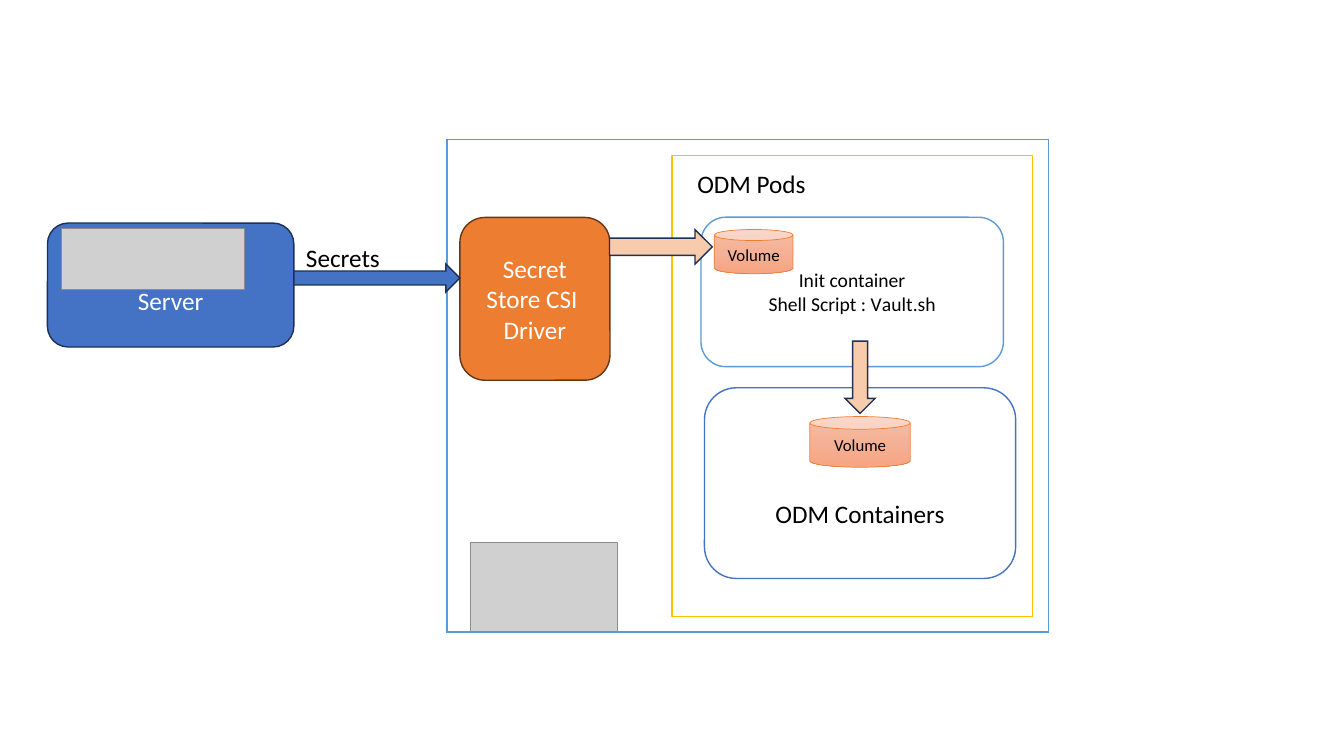
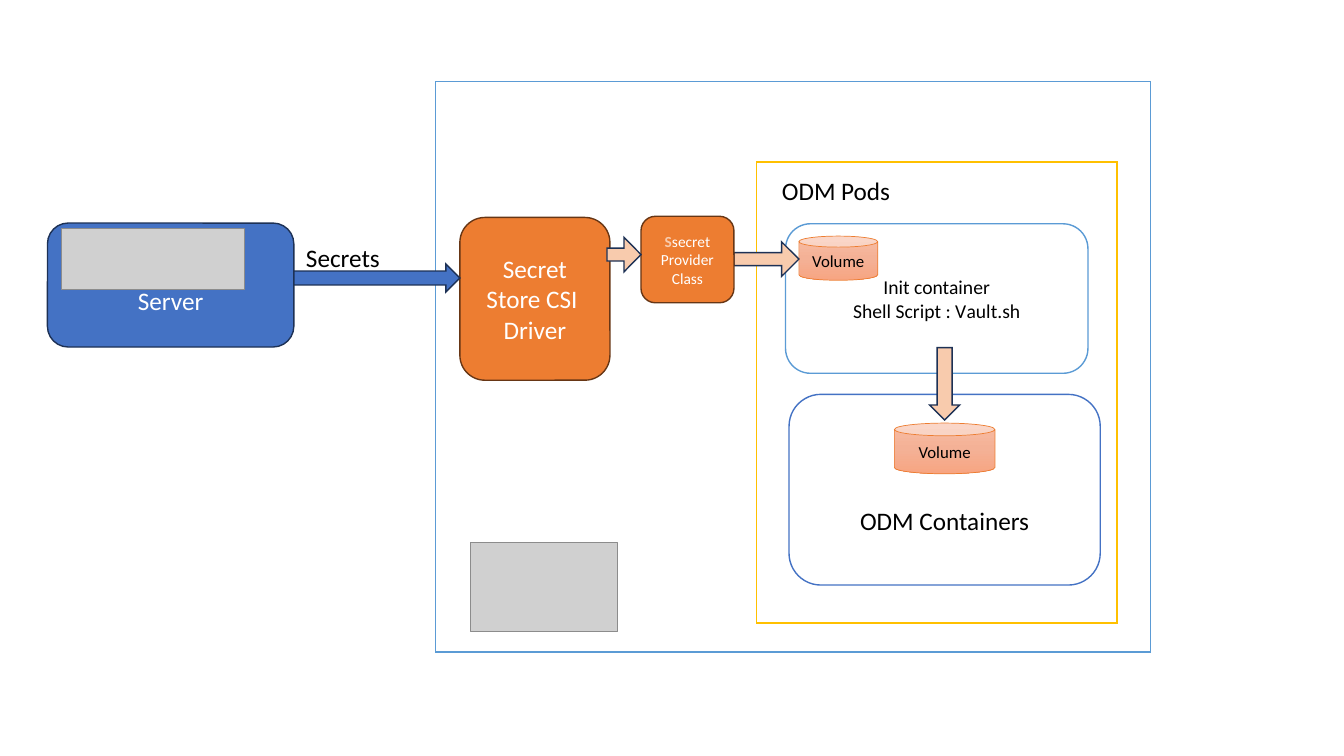
Before and after one commit to DecisionsDev/odm-docker-kubernetes, a slide deck: slide 1 of contrib/vault/images/VaultInitContainer.pptx. Drawn at 1344x756 pixels with LibreOffice and Linux fonts; fonts in the diff are those of the drawing; grey boxes stand for pictures. Boxes give left, top, right and bottom in pixels: in the first picture for what was removed or moved away, otherwise in the second. Text is boxed around its words. In the diff, an @@ line names an element or a change of style, - is before the commit and + after.

```diff
--- a/contrib/vault/images/VaultInitContainer.pptx
+++ b/contrib/vault/images/VaultInitContainer.pptx
@@ rectangle: place and size @@
-rectangle at bbox=[447, 140, 1049, 633]
+rectangle at bbox=[436, 82, 1151, 652]
@@ right arrow added at bbox=[607, 237, 641, 271], fill #F8CBAD, outline #1E3256 1 pt @@
@@ rounded rectangle added at bbox=[641, 217, 734, 303], fill #ED7D31, outline #683715 1 pt, 11 pt, text #FFFFFF @@
+Ssecret
+Provider
+Class
@@ right arrow: place and size @@
-right arrow at bbox=[610, 230, 713, 264]
+right arrow at bbox=[734, 242, 799, 276]
@@ right arrow at bbox=[734, 242, 799, 276]: proportions changed @@
@@ 2 rounded rectangles, 2 cylinders, 1 text, 1 rectangle, 1 down arrow: place and size @@
-2 rounded rectangles, 2 cylinders, 1 text, 1 rectangle, 1 down arrow at bbox=[673, 155, 1033, 616]
+2 rounded rectangles, 2 cylinders, 1 text, 1 rectangle, 1 down arrow at bbox=[757, 162, 1118, 623]
```
Also in this commit, not shown: 1 other file.
